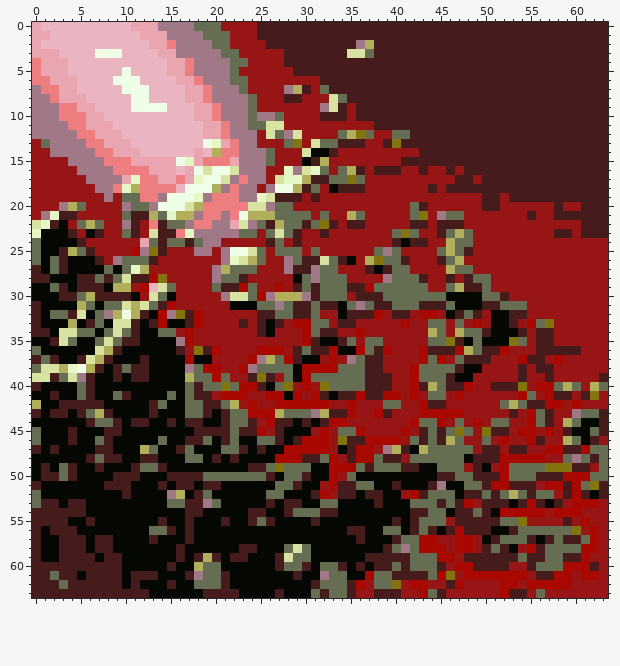
Pixel-art sprite -- testdata/splash32.png. The picture above was drawn from the file before the commit.
The file is 64x64 pixels.
Now the later version:
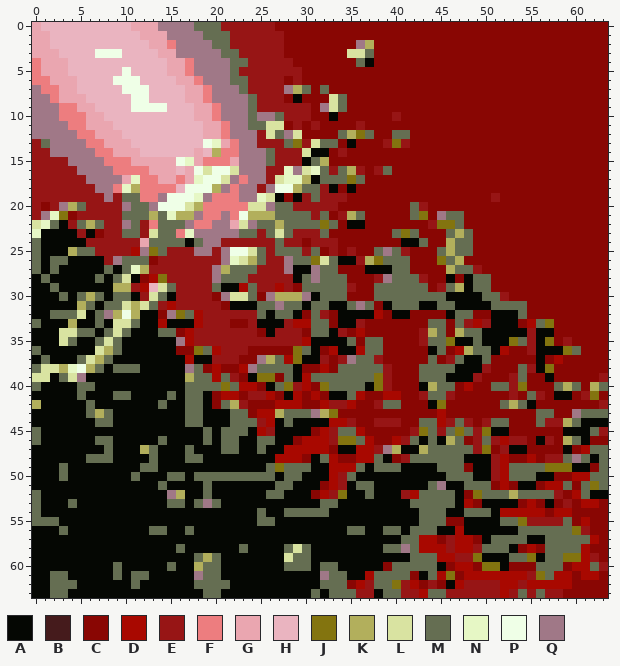
Palette (. is transparent): A #050703  B #451b1c  C #890603  D #a80800  E #971515  F #ed7d7f  G #eaa6b0  H #eab4c0  J #83740f  K #b2af5c  L #d9e3a1  M #656e52  N #e6f7c5  P #efffe7  Q #a07887
The exact change:
Changed rows in their new state; - is an unchanged pixel.
first column x 0:
 0 -------------------------EECCCCCCCCCCCCCCCCCCCCCCCCCCCCCCCCCCCCC
 1 -------------------------EEECCCCCCCCCCCCCCCCCCCCCCCCCCCCCCCCCCCC
 2 -G------------------------EECCCCCCCC--CCCCCCCCCCCCCCCCCCCCCCCCCC
 3 ----------------------------CCCCCCC---CCCCCCCCCCCCCCCCCCCCCCCCCC
 4 ----------------------------ECCCCCCCMACCCCCCCCCCCCCCCCCCCCCCCCCC
 5 -----------------------------ECCCCCCCCCCCCCCCCCCCCCCCCCCCCCCCCCC
 6 ----------------------------C-CCCCCCCCCCCCCCCCCCCCCCCCCCCCCCCCCC
 7 ------------------------------MC-CCCCCCCCCCCCCCCCCCCCCCCCCCCCCCC
 8 ----------------------------CACCC--CCCCCCCCCCCCCCCCCCCCCCCCCCCCC
 9 -------------------------------C--MCCCCCCCCCCCCCCCCCCCCCCCCCCCCC
10 -------------------------------CCACCCCCCECCCCCCCCCCCCCCCCCCCCCCC
11 ----------------------------C-C-CCCC-CCCCCCCCCCCCCCCCCCCCCCCCCCC
12 ------------------------------CCCC----CC--CCCCCCCCCCCCCCCCCCCCCC
13 ----------------------------------CACCCE-ECCCCCCCCCCCCCCCCCCCCCC
14 ---------------------------------C-CCCCCCCCCCCCCCCCCCCCCCCCCCCCC
15 -------------------------------M-CCCCCCCCCCCCCCCCCCCCCCCCCCCCCCC
16 ------------------------------------ECEMCCCCCCCCCCCCCCCCCCCCCCCC
17 -------------------------------AM----CCCCCCCCCCCCCCCCCCCCCCCCCCC
18 ------------------------------M---CACCCCCCCCCCCCCCCCCCCCCCCCCCCC
19 ---------------------------ACA-M---CCCCCCCCCCCCCCCCECCCCCCCCCCCC
20 -C--------------------------------CCCCCCCC-ECCCCCCCCCCCCCCCCCCCC
21 ---JC------MM--------------------C---CCCCC--C---CCCCCCCCCCCCCCCC
22 --M--------M--M-----------M---M--MCAACCCCCCC-JJMCCCCCCCCCCCCCCCC
23 ----A--C---M--MM-------------E--MCCCCCCC---CCC---CCCCCCCCCCCCCCC
24 -----A--------M--A--------E--EC---CCCCCCC-AMCC---CCCCCCCCCCCCCCC
25 ---A--M-------M-----------------C-C-CC----CCC---MCCCCCCCCCCCCCCC
26 ---M---A-----C----------------MJ--A------MCCCJ--CCCCCCCCCCCCCCCC
27 M--A-------------------------AA---CCCA-A--CCCC----CCCCCCCCCCCCCC
28 AM---AA-A--AC----------M-----------CCC-----ECCACA--CCCCCCCCCCCCC
29 ---A-AAA-------------AA------C-M---ECC------C---AM-CCCCCCCCCCCCC
30 ---MA--MAMM---------C----C-----A---CCCM-------------ECCCCCCCCCCC
31 A-------------E------C-------MA-MA----CA---AAM----AM---CCCCCCCCC
32 A---M-------A-C--M-------MA--AC--C-AAA-CAACCCC-M-CC--AMCCCCCCCCC
33 M-----A----M-A---A----CC-A-A-----CAA-CCCCCCC--C------AC---CCCCCC
34 AA---------A----C--------C----C-MA-C-CCCCCC---C---A---A-AACCCCCC
35 --A-------AA-------------------A--A-C--CCCC----A--------AJC-CCCC
36 ---------M------CC-M----CCCCCJ-AC-----MCCCCCAMC---MA-CC-AAAJMCCC
37 A-A--M--M---A----------CC----J---C---MECCCCC-C--AAMCCCCCAC-CCCCC
38 -------M-M-MA------C-CC-------CC-C---MM-CCC----A---CCCM-AJCCCCCC
39 --A---A--A-AA----------CA-JC---------MJECCC---A---CCC-MCCACCCCCE
40 M-----M-----------M------C-----C-----AJECCCA--MC-CCMME-CCC---C--
41 --A---A---M-------MAC--C---C--C-C-AM-CC--CC----CCCCCC-C--CAACE-C
42 ---AAAMA-----A-----AC---CCC---CC----CC---CCCAJCCCCCC---ACCCCCCC-
43 A-AA-A--M----A-----A-A--C--------JCCCCCCCCCCC-CCCCCCCCCC-MCC---M
44 ------A--A-AA--A-MM--A--M--AM-A-A---CC---CC------C---CCC-E-----A
45 ----A---AA--------AMAM-MA--A---C-----CCCCC-J-E-----AACCCCCCA---E
46 ----A---M--------AA--M-----A-C-----JM-CC---A-A--C------CA-C---CC
47 A-A----AM-------A------A-M-------C-A-----A--------JC-AACCCCAC---
48 ------M-MA--AM------A-A-------CA--CC---AC--------AAE-CC-C-----A-
49 -A--A--A---A--A---------AA-----------A---AA-----CA----------AAC-
50 -AA-A----AAM---MMAM-------M---A--------------AM--AAE----AACC----
51 A-------AAA---M-AA-MA--------A--C-EA----A---M-----MC-CAAC--MC--M
52 ----------A-------A------------C--JA-MA----M----CJ-M---M---C-M-A
53 -AA-MA-----------AM-------A-AA--------A------M-A-CAAA-C-C-C-C--C
54 MAAAAA-----------AA-----AM--M---MA--------AM---AM-M------C--CCCC
55 MMMA--A-------A--A---A--A-M----A--------A-A---CCAAAA-------MC-CC
56 A-AMA----------A-M-----------------MM-----M-M-A-AAA--A--------CC
57 A--AAA-AA----A---A------------------A---A----C---C-M---A-M-MM--C
58 A--AAA-AA-------M------MA--------------M----------M-M-C-C-----CC
59 A--AAAA-AA------A-M-M-AA---A---------AAAAA------EJAAAM-JA--JJ--C
60 AAAAAAAAAM-----M-----------A--M---A-A-AC-M---AC--CJJACCC---C--M-
61 AA-MA-AAAM-MMA---A---A-------A----------MMCA---C--------JM--C--C
62 AAM-MAAAAA-M---A-----M---------A---C-------C-CA-------------CCCC
63 AAMMAAAAAAAAA------MMAA----A----A--M--AMM----M-------EM----CCCCC
